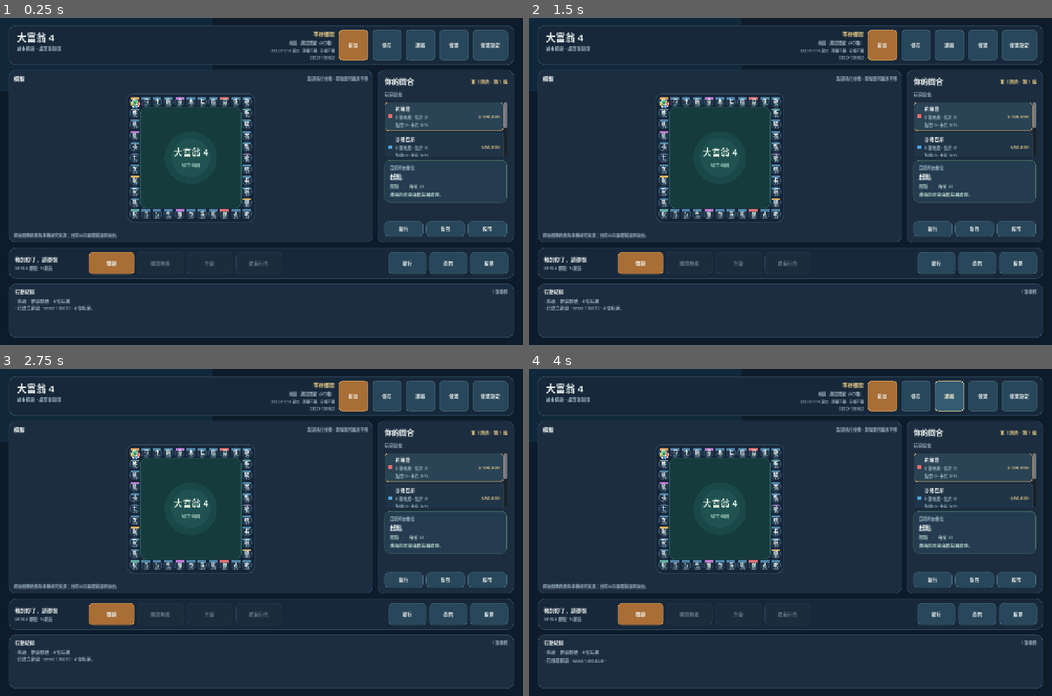
Above: before the commit, frames 1-4 (two rows, left to right).
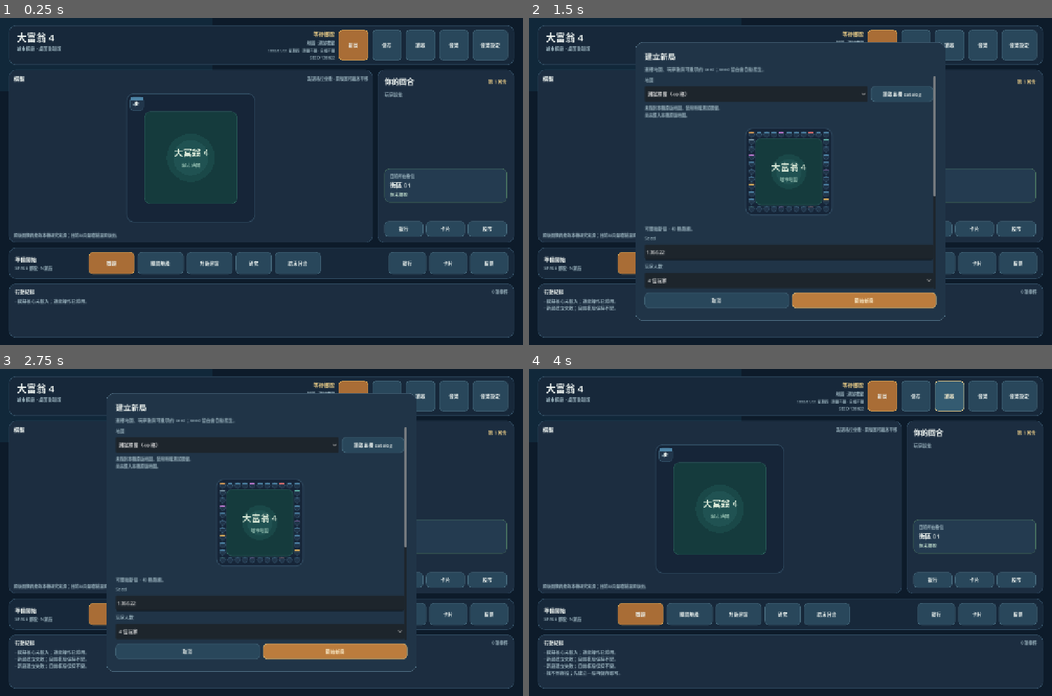
Above: after the commit, the same moments.

Repository: nurockplayer/richman4-remake
Game: Godot game, scene res://game/main.tscn
Two runs of this game, one before a commit and one after it. Both use one fixed random seed, a clock stepped at 60 frames per second and the inputs below.
Inputs (mouse positions are in pixels of both pictures, inside the frame that each line leads up to):
- Up to frame 1 (0.25 s): no input
- Up to frame 2 (1.5 s): click "新局" at 0.5 s; click "開始新局" at 1.25 s
- Up to frame 3 (2.75 s): click (334, 650) at 2 s, where only the run after the commit has a clickable "開始新局"
- Up to frame 4 (4 s): click "儲存" at 2.75 s; click "讀取" at 3.5 s

The runs differ from the first frame. In frame 1, 5.5% of the frame differs, in the area x 2-97%, y 6-90%; in frame 2, 12%; in frame 3, 12%, in the area x 2-97%, y 6-93%; in frame 4, 5.8%.

Commit message:
feat: connect building card setup and inventory controls

Diff:
--- a/game/content/original_maps.gd
+++ b/game/content/original_maps.gd
@@ -501,6 +501,10 @@
 	# partial and legacy caches loadable while withholding the capability marker
 	# when any prerequisite source evidence is absent.
 	var supports_original_research := supports_original_remodel
+	# Building cards are a v13 extension of the complete v12 source contract.
+	# Derive the capability from the existing research evidence so raw maps do
+	# not need a second marker that could drift from the source prerequisites.
+	var supports_original_building_cards := supports_original_research
 	if supports_original_statuses:
 		for tile in board:
 			if int(tile.type_and_idx) in [8001,8002]:
@@ -518,5 +522,6 @@
 		"companies": companies, "stock_rows": stock_rows,
 		"supports_original_companies": supports_original_companies, "supports_original_statuses": supports_original_statuses,
 		"supports_original_hazards": supports_original_statuses, "supports_original_property_cards": supports_original_property_cards,
-		"supports_original_remodel": supports_original_remodel, "supports_original_research": supports_original_research}
+		"supports_original_remodel": supports_original_remodel, "supports_original_research": supports_original_research,
+		"supports_original_building_cards": supports_original_building_cards}
 	return {"ok": true, "error": "", "definition": definition}
--- a/game/ui/main_ui.gd
+++ b/game/ui/main_ui.gd
@@ -32,6 +32,7 @@
 const PROPERTY_CARD_SAVE_VERSION := 10
 const REMODEL_SAVE_VERSION := 11
 const RESEARCH_SAVE_VERSION := 12
+const BUILDING_CARD_SAVE_VERSION := 13
 const RESEARCH_TOOLS := ["機器工人", "時光機", "傳送機", "工程車", "核子飛彈"]
 const PANEL_BG := Color("#1c2d40")
 const PANEL_RAISED := Color("#243b50")
@@ -831,6 +832,7 @@
 		"original_property_cards": bool(capability_definition.get("supports_original_property_cards", false)),
 		"original_remodel": bool(capability_definition.get("supports_original_remodel", false)),
 		"original_research": bool(capability_definition.get("supports_original_research", false)),
+		"original_building_cards": bool(capability_definition.get("supports_original_building_cards", false)),
 		"initial_fund": 200000,
 		"day_limit": 0,
 		"wealth_multiplier": 0,
@@ -905,15 +907,16 @@
 			return {}
 		character_ids.append(int(player.get("character_id", -1)))
 	return {
-		"original_inventory": int(state.get("version", 0)) in [4, 5, 6, COMPANY_SAVE_VERSION, STATUS_SAVE_VERSION, HAZARD_SAVE_VERSION, PROPERTY_CARD_SAVE_VERSION, REMODEL_SAVE_VERSION, RESEARCH_SAVE_VERSION],
-		"original_facilities": int(state.get("version", 0)) in [5, 6, COMPANY_SAVE_VERSION, STATUS_SAVE_VERSION, HAZARD_SAVE_VERSION, PROPERTY_CARD_SAVE_VERSION, REMODEL_SAVE_VERSION, RESEARCH_SAVE_VERSION],
-		"original_gods": int(state.get("version", 0)) in [6, COMPANY_SAVE_VERSION, STATUS_SAVE_VERSION, HAZARD_SAVE_VERSION, PROPERTY_CARD_SAVE_VERSION, REMODEL_SAVE_VERSION, RESEARCH_SAVE_VERSION],
-		"original_companies": int(state.get("version", 0)) in [COMPANY_SAVE_VERSION, STATUS_SAVE_VERSION, HAZARD_SAVE_VERSION, PROPERTY_CARD_SAVE_VERSION, REMODEL_SAVE_VERSION, RESEARCH_SAVE_VERSION] and bool(state.get("original_companies", false)),
+		"original_inventory": int(state.get("version", 0)) in [4, 5, 6, COMPANY_SAVE_VERSION, STATUS_SAVE_VERSION, HAZARD_SAVE_VERSION, PROPERTY_CARD_SAVE_VERSION, REMODEL_SAVE_VERSION, RESEARCH_SAVE_VERSION, BUILDING_CARD_SAVE_VERSION],
+		"original_facilities": int(state.get("version", 0)) in [5, 6, COMPANY_SAVE_VERSION, STATUS_SAVE_VERSION, HAZARD_SAVE_VERSION, PROPERTY_CARD_SAVE_VERSION, REMODEL_SAVE_VERSION, RESEARCH_SAVE_VERSION, BUILDING_CARD_SAVE_VERSION],
+		"original_gods": int(state.get("version", 0)) in [6, COMPANY_SAVE_VERSION, STATUS_SAVE_VERSION, HAZARD_SAVE_VERSION, PROPERTY_CARD_SAVE_VERSION, REMODEL_SAVE_VERSION, RESEARCH_SAVE_VERSION, BUILDING_CARD_SAVE_VERSION],
+		"original_companies": int(state.get("version", 0)) in [COMPANY_SAVE_VERSION, STATUS_SAVE_VERSION, HAZARD_SAVE_VERSION, PROPERTY_CARD_SAVE_VERSION, REMODEL_SAVE_VERSION, RESEARCH_SAVE_VERSION, BUILDING_CARD_SAVE_VERSION] and bool(state.get("original_companies", false)),
 		"original_statuses": _has_original_statuses(),
 		"original_hazards": _has_original_hazards(),
 		"original_property_cards": _has_original_property_cards(),
 		"original_remodel": _has_original_remodel(),
 		"original_research": _has_original_research(),
+		"original_building_cards": _has_original_building_cards(),
 		"initial_fund": int(state.get("initial_fund", 200000)),
 		"day_limit": int(state.get("day_limit", 0)),
 		"wealth_multiplier": int(state.get("wealth_multiplier", 0)),
@@ -994,6 +997,7 @@
 		"original_property_cards": bool(_selected_map_definition.get("supports_original_property_cards", false)),
 		"original_remodel": bool(_selected_map_definition.get("supports_original_remodel", false)),
 		"original_research": bool(_selected_map_definition.get("supports_original_research", false)),
+		"original_building_cards": bool(_selected_map_definition.get("supports_original_building_cards", false)),
 		"initial_fund": initial_fund,
 		"day_limit": day_limit,
 		"wealth_multiplier": wealth_multiplier,
@@ -2199,7 +2203,7 @@
 					target_option.tooltip_text = "關閉背包後可平移或縮放地圖，再選擇目標。"
 				row.add_child(target_option)
 			var tile_option: OptionButton = null
-			if card_id in ["拆除", "漲價", "查封", "換地", "換屋"]:
+			if card_id in ["拆除", "漲價", "查封", "換地", "換屋", "天使", "惡魔", "怪獸"]:
 				tile_option = _make_inventory_tile_picker(card_id)
 				row.add_child(tile_option)
 			if card_id == "購地":
@@ -2219,8 +2223,26 @@
 					row.add_child(remodel_option)
 				elif current_tile.get("kind", "") == "property":
 					row.add_child(_make_label("改為普通住宅" if bool(current_tile.get("is_chain_store", false)) else "改為 1 級連鎖店", 11, TEXT_MUTED))
+			var angel_option: OptionButton = null
+			if card_id == "天使" and tile_option != null:
+				angel_option = OptionButton.new()
+				angel_option.name = "AngelFacilityType"
+				angel_option.custom_minimum_size = Vector2(150.0, 34.0)
+				for type_id in range(5):
+					angel_option.add_item(_facility_name(type_id), type_id)
+				angel_option.tooltip_text = "空設施的建造類型"
+				row.add_child(angel_option)
+				var refresh_angel_type := func(_index: int = 0) -> void:
+					var target_id := tile_option.get_selected_id()
+					var board: Array = state.get("board", [])
+					var target: Dictionary = board[target_id] if target_id >= 0 and target_id < board.size() else {}
+					angel_option.visible = target.get("kind", "") == "facility" and int(target.get("building_level", 0)) == 0
+				tile_option.item_selected.connect(refresh_angel_type)
+				refresh_angel_type.call()
 			var use := _make_button("使用", func() -> void:
 				var params: Dictionary = {"card_id": card_id}
+				if angel_option != null and angel_option.visible:
+					params["facility_type"] = angel_option.get_selected_id()
 				if remodel_option != null:
 					params["facility_type"] = remodel_option.get_selected_id()
 				if symbol_option != null:
@@ -3012,28 +3034,31 @@
 	return int(tile.get("cost", 0))
 
 func _has_original_gods() -> bool:
-	return int(state.get("version", 0)) in [6, COMPANY_SAVE_VERSION, STATUS_SAVE_VERSION, HAZARD_SAVE_VERSION, PROPERTY_CARD_SAVE_VERSION, REMODEL_SAVE_VERSION, RESEARCH_SAVE_VERSION] and bool(state.get("original_gods", false))
+	return int(state.get("version", 0)) in [6, COMPANY_SAVE_VERSION, STATUS_SAVE_VERSION, HAZARD_SAVE_VERSION, PROPERTY_CARD_SAVE_VERSION, REMODEL_SAVE_VERSION, RESEARCH_SAVE_VERSION, BUILDING_CARD_SAVE_VERSION] and bool(state.get("original_gods", false))
 
 func _has_original_inventory() -> bool:
-	return int(state.get("version", 0)) in [4, 5, 6, COMPANY_SAVE_VERSION, STATUS_SAVE_VERSION, HAZARD_SAVE_VERSION, PROPERTY_CARD_SAVE_VERSION, REMODEL_SAVE_VERSION, RESEARCH_SAVE_VERSION]
+	return int(state.get("version", 0)) in [4, 5, 6, COMPANY_SAVE_VERSION, STATUS_SAVE_VERSION, HAZARD_SAVE_VERSION, PROPERTY_CARD_SAVE_VERSION, REMODEL_SAVE_VERSION, RESEARCH_SAVE_VERSION, BUILDING_CARD_SAVE_VERSION]
 
 func _has_original_companies() -> bool:
-	return int(state.get("version", 0)) in [COMPANY_SAVE_VERSION, STATUS_SAVE_VERSION, HAZARD_SAVE_VERSION, PROPERTY_CARD_SAVE_VERSION, REMODEL_SAVE_VERSION, RESEARCH_SAVE_VERSION] and bool(state.get("original_companies", false))
+	return int(state.get("version", 0)) in [COMPANY_SAVE_VERSION, STATUS_SAVE_VERSION, HAZARD_SAVE_VERSION, PROPERTY_CARD_SAVE_VERSION, REMODEL_SAVE_VERSION, RESEARCH_SAVE_VERSION, BUILDING_CARD_SAVE_VERSION] and bool(state.get("original_companies", false))
 
 func _has_original_hazards() -> bool:
-	return int(state.get("version", 0)) in [HAZARD_SAVE_VERSION, PROPERTY_CARD_SAVE_VERSION, REMODEL_SAVE_VERSION, RESEARCH_SAVE_VERSION] and bool(state.get("original_hazards", false))
+	return int(state.get("version", 0)) in [HAZARD_SAVE_VERSION, PROPERTY_CARD_SAVE_VERSION, REMODEL_SAVE_VERSION, RESEARCH_SAVE_VERSION, BUILDING_CARD_SAVE_VERSION] and bool(state.get("original_hazards", false))
 
 func _has_original_property_cards() -> bool:
-	return int(state.get("version", 0)) in [PROPERTY_CARD_SAVE_VERSION, REMODEL_SAVE_VERSION, RESEARCH_SAVE_VERSION] and bool(state.get("original_property_cards", false))
+	return int(state.get("version", 0)) in [PROPERTY_CARD_SAVE_VERSION, REMODEL_SAVE_VERSION, RESEARCH_SAVE_VERSION, BUILDING_CARD_SAVE_VERSION] and bool(state.get("original_property_cards", false))
+
+func _has_original_building_cards() -> bool:
+	return int(state.get("version", 0)) == BUILDING_CARD_SAVE_VERSION and bool(state.get("original_building_cards", false))
 
 func _has_original_research() -> bool:
-	return int(state.get("version", 0)) == RESEARCH_SAVE_VERSION and bool(state.get("original_research", false))
+	return int(state.get("version", 0)) in [RESEARCH_SAVE_VERSION, BUILDING_CARD_SAVE_VERSION] and bool(state.get("original_research", false))
 
 func _has_original_remodel() -> bool:
-	return int(state.get("version", 0)) in [REMODEL_SAVE_VERSION, RESEARCH_SAVE_VERSION] and bool(state.get("original_remodel", false))
+	return int(state.get("version", 0)) in [REMODEL_SAVE_VERSION, RESEARCH_SAVE_VERSION, BUILDING_CARD_SAVE_VERSION] and bool(state.get("original_remodel", false))
 
 func _has_original_statuses() -> bool:
-	return int(state.get("version", 0)) in [STATUS_SAVE_VERSION, HAZARD_SAVE_VERSION, PROPERTY_CARD_SAVE_VERSION, REMODEL_SAVE_VERSION, RESEARCH_SAVE_VERSION] and bool(state.get("original_statuses", false))
+	return int(state.get("version", 0)) in [STATUS_SAVE_VERSION, HAZARD_SAVE_VERSION, PROPERTY_CARD_SAVE_VERSION, REMODEL_SAVE_VERSION, RESEARCH_SAVE_VERSION, BUILDING_CARD_SAVE_VERSION] and bool(state.get("original_statuses", false))
 
 func _player_rest_status(player: Dictionary) -> Dictionary:
 	if _has_original_gods() and int(player.get("hospital_days", 0)) > 0:
--- /dev/null
+++ b/tools/building_card_source_smoke.gd
@@ -0,0 +1,72 @@
+extends SceneTree
+## Uses an existing owner-authorized catalog without materializing assets.
+const Maps = preload("res://game/content/original_maps.gd")
+const Game = preload("res://game/core/game_state.gd")
+const Inventory = preload("res://game/core/inventory_rules.gd")
+var failures := 0
+func fail(label: String) -> void:
+	failures += 1
+	push_error(label)
+func _initialize() -> void:
+	var args := OS.get_cmdline_user_args()
+	if args.is_empty():
+		fail("Provide an owner-authorized complete catalog path")
+		quit(1); return
+	var catalog := Maps.load_catalog(args[0], true)
+	if not catalog.get("ok", false):
+		fail(str(catalog.get("error", "Catalog load failed")))
+		quit(1); return
+	var map_count := 0
+	for definition in catalog.maps:
+		var id := str(definition.id)
+		var game := Game.new_game_on_board(4413, 4, definition, {"original_inventory":true,"original_facilities":true,"original_gods":true,"original_companies":true,"original_statuses":true,"original_hazards":true,"original_property_cards":true,"original_remodel":true,"original_research":true,"original_building_cards":true,"day_limit":30,"start_date":{"year":1998,"month":1,"day":1}})
+		if game == null:
+			fail(id + " cannot start v13"); continue
+		map_count += 1
+		var site: Dictionary = {}
+		for tile in game.state.board:
+			if tile.get("kind", "") == "facility":
+				site = tile; break
+		if site.is_empty():
+			fail(id + " has no facility"); continue
+		var canonical: int = game._facility_canonical_index(int(site.index))
+		var source_id: int = int(site.source_object_id)
+		game.state.players[1].properties.append(canonical)
+		game._update_facility_records(source_id, {"owner":1,"building_level":0,"facility_type":0})
+		game._recalculate_property_values()
+		for card in ["天使", "怪獸", "惡魔"]:
+			Inventory.grant_card(game.state.inventory_supply, game.state.players[0].cards, card)
+			game._set_action_options(0)
+			var params := {"card_id":card,"tile_id":canonical}
+			if card == "天使": params["facility_type"] = 4
+			if not game.choose_action("use_card", params).get("ok", false): fail(id + " failed public card " + card)
+		if int(game.state.board[canonical].owner) != 1 or int(game.state.board[canonical].building_level) != 0:
+			fail(id + " building destruction changed landlord or left building")
+		for player_id in range(4):
+			game.set_player_ai(player_id, true)
+			for card in ["天使", "惡魔", "怪獸"]:
+				Inventory.grant_card(game.state.inventory_supply, game.state.players[player_id].cards, card)
+		game._set_action_options(0)
+		var restored: Object = Game.from_dict(JSON.parse_string(game.to_json()))
+		if restored == null:
+			fail(id + " initial JSON snapshot rejected"); continue
+		var turns := 0
+		while game.state.phase != "game_over" and turns < 300:
+			var result: Dictionary = game.run_ai_turn()
+			var counterpart: Dictionary = restored.run_ai_turn()
+			if not result.get("ok", false) or not counterpart.get("ok", false) or not result.get("completed", false):
+				fail(id + " AI turn incomplete: " + str(result.get("message", ""))); break
+			turns += 1
+			var validation := Game.validate_save(game.to_dict())
+			if not validation.get("ok", false):
+				fail(id + " invalid save: " + str(validation.get("errors", []))); break
+			if game.to_json() != restored.to_json():
+				fail(id + " JSON continuation differs at turn " + str(turns)); break
+			restored = Game.from_dict(JSON.parse_string(game.to_json()))
+			if restored == null:
+				fail(id + " snapshot cannot reload at turn " + str(turns)); break
+		if game.state.phase != "game_over": fail(id + " did not finish 30-day match")
+		print("Building card source ", id, " version=", game.state.version, " turns=", turns, " phase=", game.state.phase)
+	if map_count != 12: fail("Expected twelve building-card-capable source maps")
+	print("Building card source acceptance: ", map_count, " maps, ", failures, " failures")
+	quit(1 if failures else 0)
Not shown, added: docs/original-building-cards.md
Not shown, changed: docs/original-oddities.md
